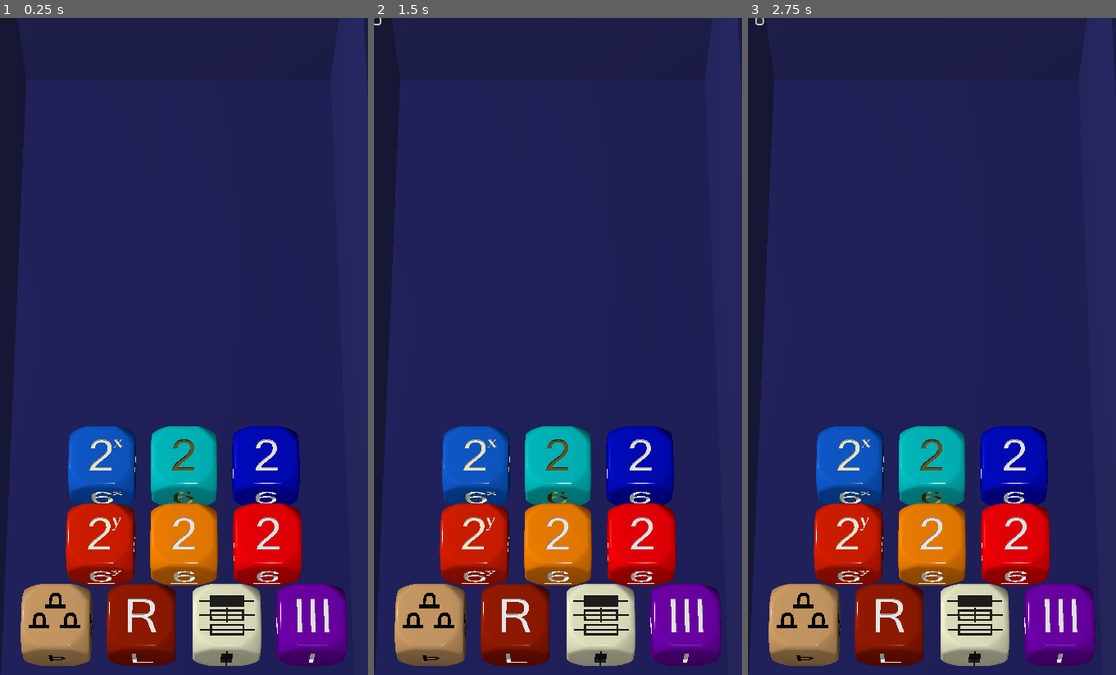
Above: before the commit, frames 1-3 (left to right).
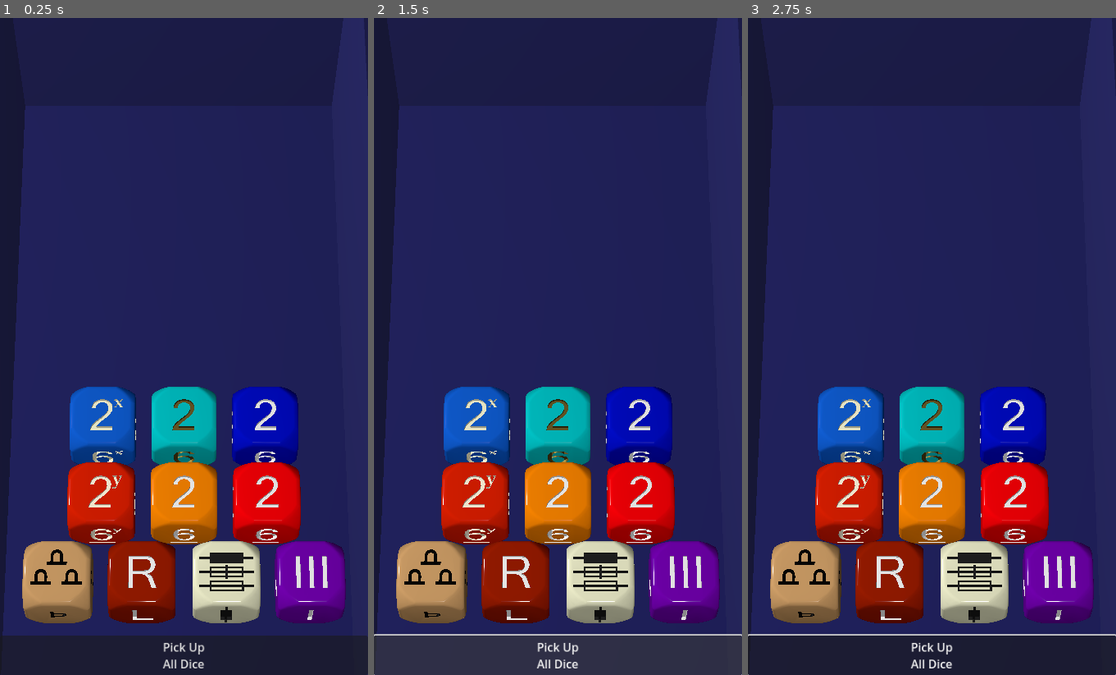
Above: after the commit, the same moments.

Repository: Teufelauto/2D6D-Dice
Game: Godot game, scene res://world.tscn
Same seed, same stepped clock (60 frames per second), same inputs: the game is played once before the commit and once after it.
Inputs (mouse positions are in pixels of both pictures, inside the frame that each line leads up to):
- Up to frame 1 (0.25 s): no input
- Up to frame 2 (1.5 s): click (377, 18) at 0.52 s; click (558, 655) at 1.25 s, where only the run after the commit has a clickable "Pick Up All Dice"
- Up to frame 3 (2.75 s): click (759, 18) at 2.02 s

The runs differ from the first frame. In frame 1, 26% of the frame differs, in the area x 0-100%, y 0-100%; in frame 2, 24%; in frame 3, 26%.

Commit message:
Sized all the Pick up Dice Buttons
Still need to give them functionality

Diff:
--- a/world.tscn
+++ b/world.tscn
@@ -81,7 +81,7 @@
 [node name="Cam n Lights" type="Node" parent="."]
 
 [node name="Camera3D" type="Camera3D" parent="Cam n Lights"]
-transform = Transform3D(1, 0, 0, 0, 0.42382, 0.905746, 0, -0.905746, 0.42382, 0, 5.06183, 1.86787)
+transform = Transform3D(1, 0, 0, 0, 0.42382, 0.905746, 0, -0.905746, 0.42382, 0, 5.06183, 1.9732)
 environment = SubResource("Environment_ospvs")
 attributes = SubResource("CameraAttributesPractical_bmajt")
 fov = 20.0
@@ -106,7 +106,7 @@
 [node name="TrayModel" type="Node3D" parent="DiceTray"]
 
 [node name="TableBackstop" type="MeshInstance3D" parent="DiceTray/TrayModel"]
-transform = Transform3D(2, 0, 0, 0, 1, 0, 0, 0, 0.001, -0.00907886, 0.495513, -1.44862)
+transform = Transform3D(2, 0, 0, 0, 1, 0, 0, 0, 0.001, -0.00907886, 0.495513, -1.24492)
 mesh = SubResource("BoxMesh_dtie3")
 skeleton = NodePath("../../..")
 surface_material_override/0 = SubResource("StandardMaterial3D_u08sl")
@@ -145,7 +145,7 @@
 shape = SubResource("BoxShape3D_a2wnj")
 
 [node name="TableFront" type="MeshInstance3D" parent="DiceTray/TrayModel"]
-transform = Transform3D(2, 0, 0, 0, 0.698094, -0.0468553, 0, 1.87421, 0.0174524, -0.00492978, 0.368759, 0.660976)
+transform = Transform3D(2, 0, 0, 0, 0.698094, -0.0937105, 0, 1.87421, 0.0349047, -0.00492978, 0.368759, 0.660976)
 layers = 0
 mesh = SubResource("BoxMesh_dtie3")
 skeleton = NodePath("../../..")
@@ -188,6 +188,25 @@
 gravity_scale = 2.0
 script = ExtResource("5_be0xo")
 
+[node name="XYPickUpButton" type="Button" parent="DiceTray/RoomSizeDice"]
+visible = false
+light_mask = 8
+visibility_layer = 8
+anchors_preset = 15
+anchor_right = 1.0
+anchor_bottom = 1.0
+offset_left = 94.0
+offset_top = 513.0
+offset_right = -318.0
+offset_bottom = -187.0
+grow_horizontal = 2
+grow_vertical = 2
+size_flags_horizontal = 0
+size_flags_vertical = 0
+text = "Pick Up
+Room
+Dice"
+
 [node name="RoomSizeAddDice" type="Node3D" parent="DiceTray"]
 
 [node name="DPrimaryAddNum" parent="DiceTray/RoomSizeAddDice" instance=ExtResource("10_whr8r")]
@@ -200,56 +219,133 @@
 collision_mask = 255
 gravity_scale = 2.0
 
-[node name="Die LCR" parent="DiceTray" instance=ExtResource("4_yene3")]
+[node name="XYAddPickUpButton" type="Button" parent="DiceTray/RoomSizeAddDice"]
+visible = false
+visibility_layer = 16
+anchors_preset = 15
+anchor_right = 1.0
+anchor_bottom = 1.0
+offset_left = 206.0
+offset_top = 513.0
+offset_right = -206.0
+offset_bottom = -187.0
+grow_horizontal = 2
+grow_vertical = 2
+text = "Pick Up
+Doubles
+Dice"
+
+[node name="RoomExitDirectionDie" type="Node3D" parent="DiceTray"]
+
+[node name="Die LCR" parent="DiceTray/RoomExitDirectionDie" instance=ExtResource("4_yene3")]
 transform = Transform3D(1, 0, 0, 0, 1, 0, 0, 0, 1, -0.1, 0.8, 0.6)
 collision_layer = 8
 collision_mask = 255
 gravity_scale = 2.0
 freeze = true
 
-[node name="Die Locked" parent="DiceTray" instance=ExtResource("4_wvsjv")]
+[node name="LCRPickUpButton" type="Button" parent="DiceTray/RoomExitDirectionDie"]
+visible = false
+visibility_layer = 16
+anchors_preset = 15
+anchor_right = 1.0
+anchor_bottom = 1.0
+offset_left = 148.0
+offset_top = 724.0
+offset_right = -264.0
+offset_bottom = -76.0
+grow_horizontal = 2
+grow_vertical = 2
+text = "Pick Up
+Exit
+Direction
+ Die"
+
+[node name="ExitLockCheckDie" type="Node3D" parent="DiceTray"]
+
+[node name="Die Locked" parent="DiceTray/ExitLockCheckDie" instance=ExtResource("4_wvsjv")]
 transform = Transform3D(1.91069e-15, -4.37114e-08, -1, -1, -4.37114e-08, 0, -4.37114e-08, 1, -4.37114e-08, 0.1, 0.8, 0.6)
 collision_layer = 16
 collision_mask = 255
 gravity_scale = 2.0
 
-[node name="Die Numbered Primary" parent="DiceTray" instance=ExtResource("11_xvj32")]
+[node name="ExitLockPickUpButton" type="Button" parent="DiceTray/ExitLockCheckDie"]
+visible = false
+anchors_preset = 15
+anchor_right = 1.0
+anchor_bottom = 1.0
+offset_left = 263.0
+offset_top = 724.0
+offset_right = -148.0
+offset_bottom = -76.0
+grow_horizontal = 2
+grow_vertical = 2
+text = "Pick Up
+Lock Check
+Die"
+
+[node name="PrimarySecondaryDice" type="Node3D" parent="DiceTray"]
+
+[node name="Die Numbered Primary" parent="DiceTray/PrimarySecondaryDice" instance=ExtResource("11_xvj32")]
 transform = Transform3D(1, 0, 0, 0, 1, 0, 0, 0, 1, 0.2, 0.8, 0.2)
 collision_layer = 32
 collision_mask = 255
 gravity_scale = 2.0
 
-[node name="Die Numbered Secondary" parent="DiceTray" instance=ExtResource("12_lylh5")]
+[node name="Die Numbered Secondary" parent="DiceTray/PrimarySecondaryDice" instance=ExtResource("12_lylh5")]
 transform = Transform3D(1, 0, 0, 0, 1, 0, 0, 0, 1, 0.2, 0.8, 0.4)
 collision_layer = 64
 collision_mask = 255
 gravity_scale = 2.0
 
-[node name="Die D3" parent="DiceTray" instance=ExtResource("13_sq0i1")]
+[node name="PrimeAndSecondPickUpButton" type="Button" parent="DiceTray/PrimarySecondaryDice"]
+visible = false
+anchors_preset = 15
+anchor_right = 1.0
+anchor_bottom = 1.0
+offset_left = 318.0
+offset_top = 513.0
+offset_right = -94.0
+offset_bottom = -187.0
+grow_horizontal = 2
+grow_vertical = 2
+text = "Pick Up
+Primary /
+Secondary"
+
+[node name="D3Die" type="Node3D" parent="DiceTray"]
+
+[node name="Die D3" parent="DiceTray/D3Die" instance=ExtResource("13_sq0i1")]
 transform = Transform3D(1, 0, 0, 0, 1, 0, 0, 0, 1, 0.3, 0.8, 0.6)
 collision_layer = 128
 collision_mask = 255
 gravity_scale = 2.0
 freeze = true
 
-[node name="RoomButtonContainer" type="GridContainer" parent="DiceTray"]
-visibility_layer = 4
-anchors_preset = 15
-anchor_right = 1.0
-anchor_bottom = 1.0
-grow_horizontal = 2
-grow_vertical = 2
-size_flags_horizontal = 3
-size_flags_vertical = 3
-columns = 3
-
-[node name="XYPickUpButton" type="Button" parent="DiceTray/RoomButtonContainer"]
-visibility_layer = 8
-layout_mode = 2
-
-[node name="XYAddPickUpButton" type="Button" parent="DiceTray/RoomButtonContainer"]
-visibility_layer = 16
-layout_mode = 2
+[node name="D3PickUpButton" type="Button" parent="DiceTray/D3Die"]
+visible = false
+anchors_preset = 15
+anchor_right = 1.0
+anchor_bottom = 1.0
+offset_left = 377.0
+offset_top = 724.0
+offset_right = -35.0
+offset_bottom = -76.0
+grow_horizontal = 2
+grow_vertical = 2
+text = "Pick Up
+D3"
+
+[node name="PickUpAllDiceButton" type="Button" parent="DiceTray"]
+anchors_preset = 12
+anchor_top = 1.0
+anchor_right = 1.0
+anchor_bottom = 1.0
+offset_top = -54.0
+grow_horizontal = 2
+grow_vertical = 0
+text = "Pick Up
+All Dice"
 
 [connection signal="roll_xy_dice" from="DiceTray/RoomSizeDice" to="DiceTray/RoomSizeDice/DXDim" method="_on_room_dimension_dice_roll_xy_dice"]
 [connection signal="roll_xy_dice" from="DiceTray/RoomSizeDice" to="DiceTray/RoomSizeDice/DYDim" method="_on_room_dimension_dice_roll_xy_dice"]
